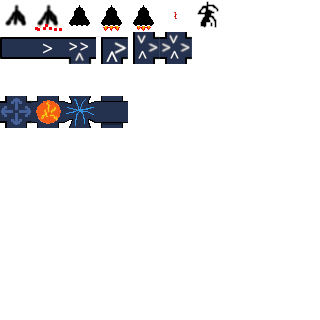
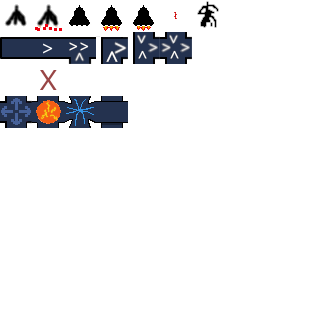
Layers edited between the first and the second (320, 320) image:
renamed "Layer copy #1" to "Delete", painted on it over left=40, top=70, right=57, bottom=90
